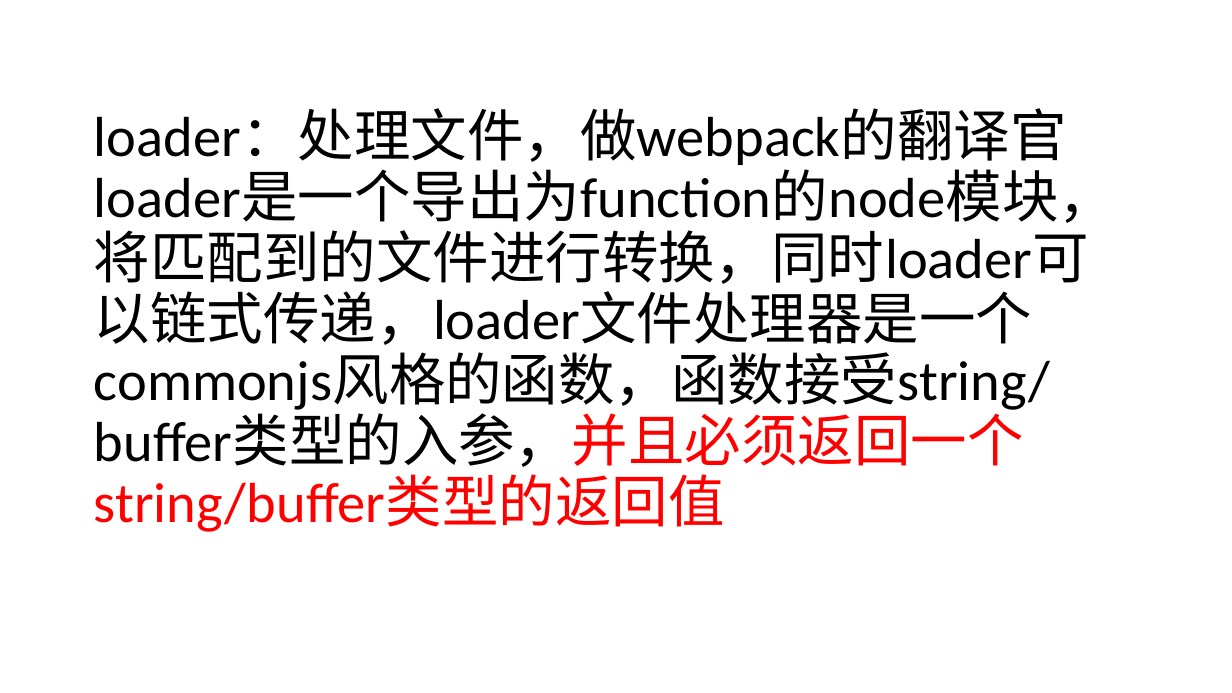
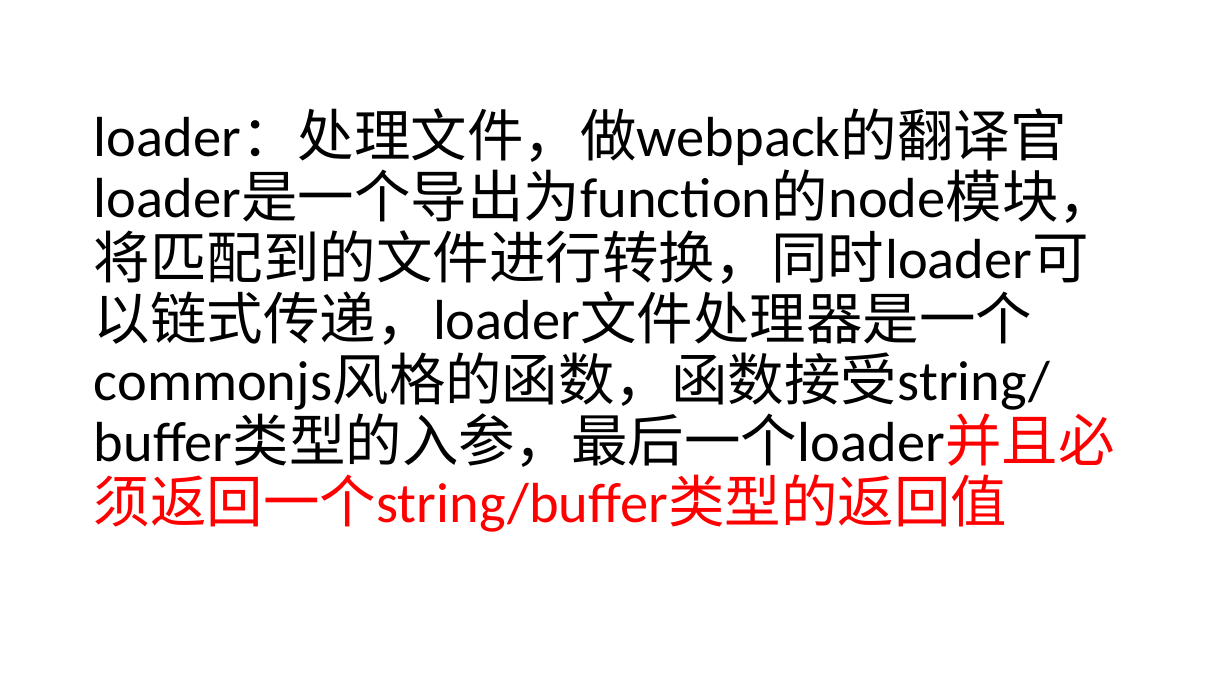
Before and after one commit to tfish-oh/webpack-share, a slide deck: slide 2 of webpack进阶.pptx. Drawn at 1232x693 pixels with LibreOffice and Linux fonts; fonts in the diff are those of the drawing. Boxes give left, top, right and bottom in pixels: in the first picture for what was removed or moved away, otherwise in the second. Text is boxed around its words. In the diff, an @@ line names an element or a change of style, - is before the commit and + after.

```diff
--- a/webpack进阶.pptx
+++ b/webpack进阶.pptx
@@ title at box(94, 109, 1115, 532): text changed @@
-loader：处理文件，做webpack的翻译官
-loader是一个导出为function的node模块，将匹配到的文件进行转换，同时loader可以链式传递，loader文件处理器是一个commonjs风格的函数，函数接受string/buffer类型的入参，并且必须返回一个string/buffer类型的返回值
+loader：处理文件，做webpack的翻译官
+loader是一个导出为function的node模块，将匹配到的文件进行转换，同时loader可以链式传递，loader文件处理器是一个commonjs风格的函数，函数接受string/buffer类型的入参，最后一个loader并且必须返回一个string/buffer类型的返回值
```
Also in this commit, not shown: 1 other slide changed, 10 slides added, 1 slide removed, 11 other files.
